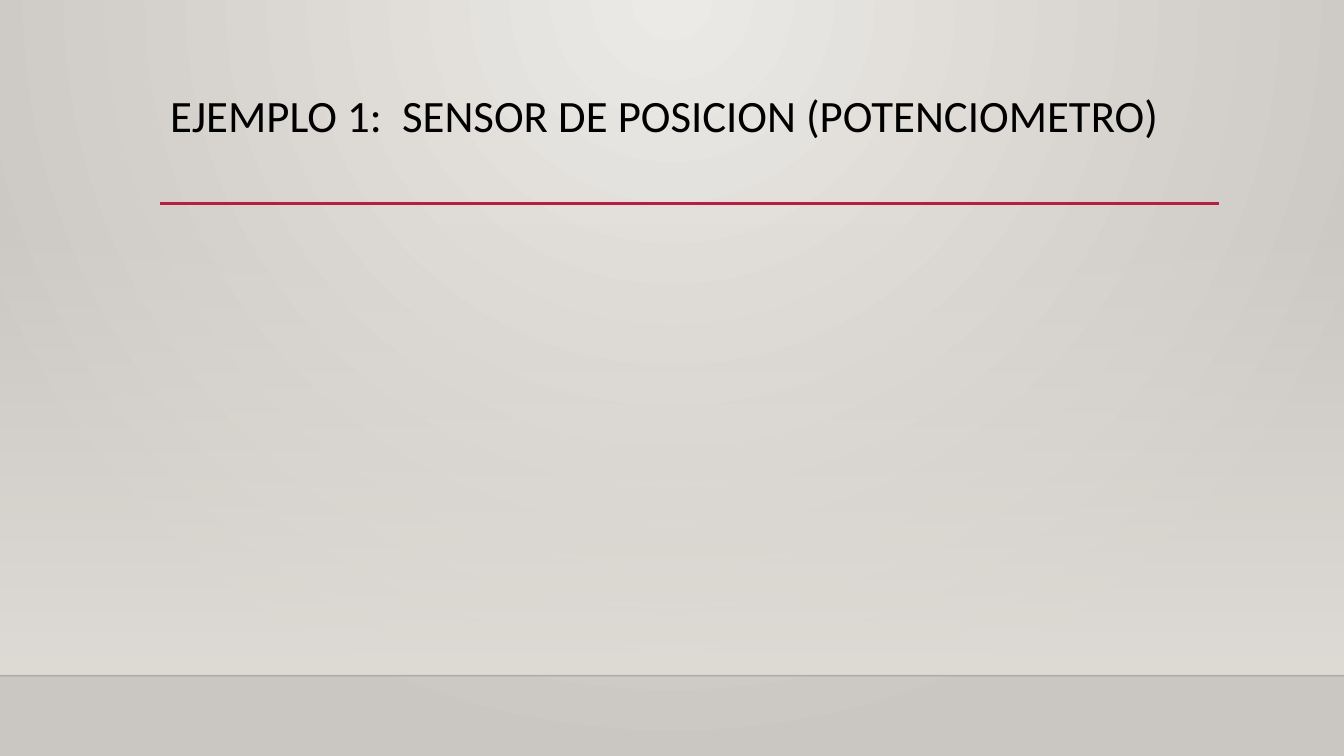
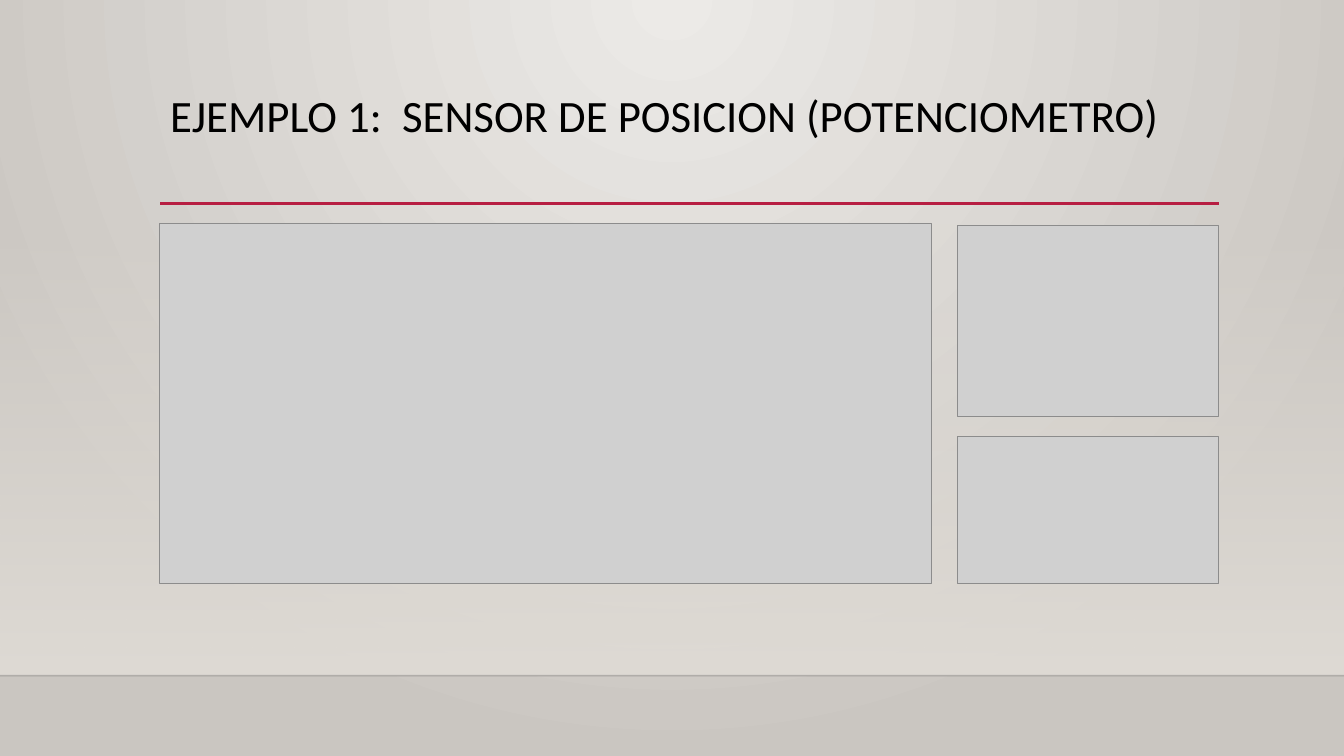
Before and after one commit to miguel5612/01_Curso_Arduino_2019_0_A_100, a slide deck: slide 5 of 02_Viernes30_08_2019/Clase_3.pptx. Drawn at 1344x756 pixels with LibreOffice and Linux fonts; fonts in the diff are those of the drawing; grey boxes stand for pictures; background and template pictures are left out. Boxes give left, top, right and bottom in pixels: in the first picture for what was removed or moved away, otherwise in the second. Text is boxed around its words. In the diff, an @@ line names an element or a change of style, - is before the commit and + after.

```diff
--- a/02_Viernes30_08_2019/Clase_3.pptx
+++ b/02_Viernes30_08_2019/Clase_3.pptx
@@ picture added at [160,224,933,584] @@
@@ picture added at [958,225,1219,416] @@
@@ picture added at [958,438,1219,585] @@
```
Also in this commit, not shown: 1 other slide changed, 4 slides added, 3 slides removed, 12 other files.
